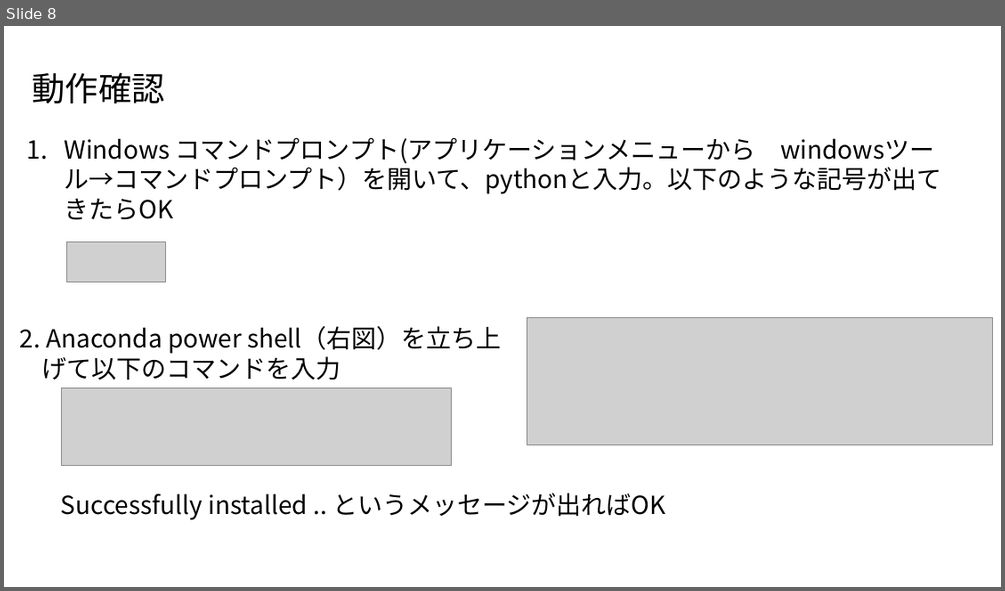
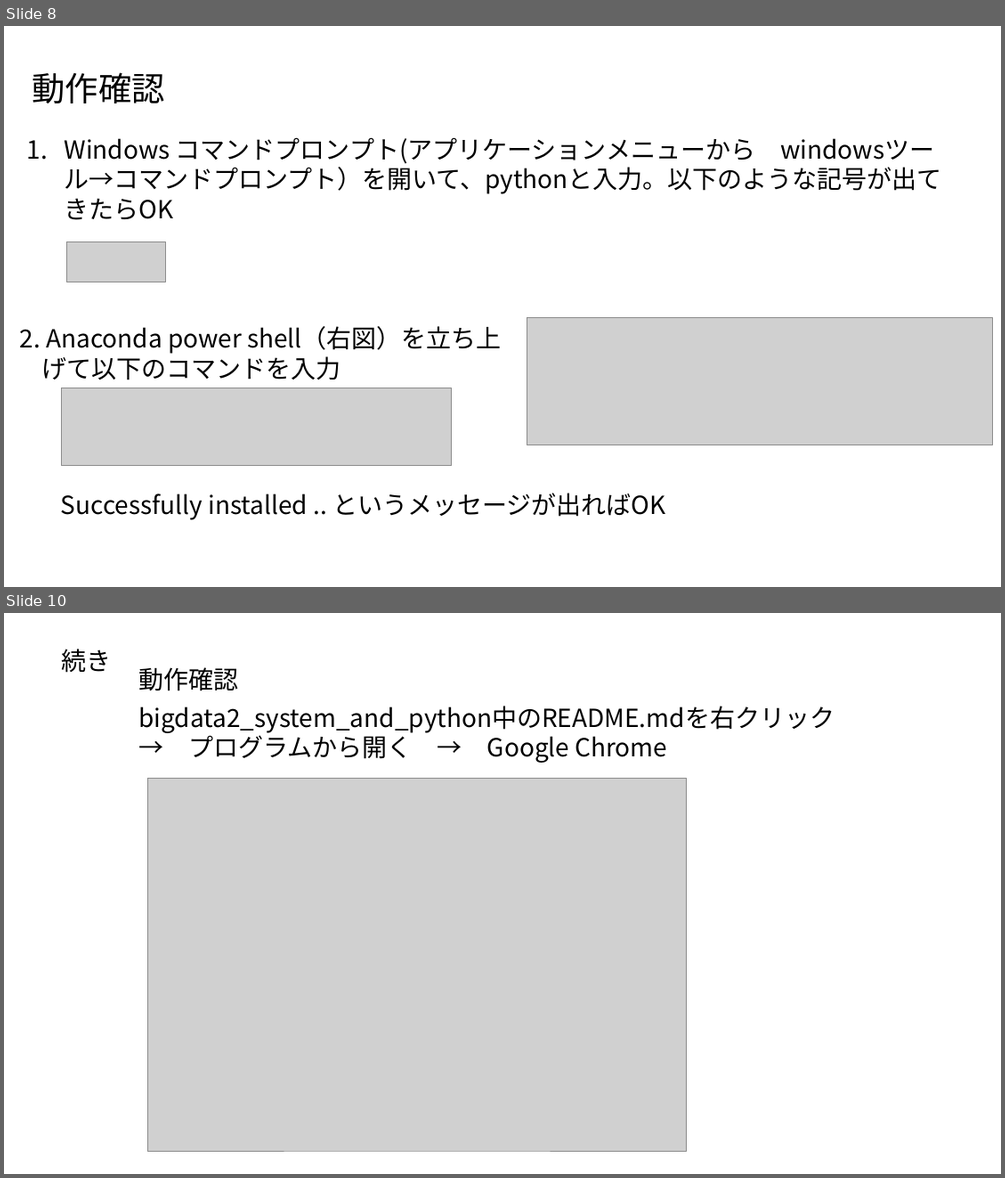
Before and after one commit to ueharaLab/NLP_1-introduction, a slide deck: anaconda.pptx. Shown one above the other, each under a label of ours: slide 8 before the commit, slides 8 and 10 after it; the slides between them are not shown. The pictures are 1005x591 and 1005x1178 pixels, drawn with LibreOffice and Linux fonts; fonts in the diff are those of the drawing; grey boxes stand for pictures. Boxes give left, top, right and bottom in pixels: in the first picture for what was removed or moved away, otherwise in the second. Text is boxed around its words. In the diff, an @@ line names an element or a change of style, - is before the commit and + after.

```diff
--- a/anaconda.pptx
+++ b/anaconda.pptx
@@ slide 10 added at (x1=4, y1=613, x2=1001, y2=1174), background #FFFFFF @@
@@ text added at (x1=62, y1=649, x2=112, y2=673), 24 pt, text #000000 @@
+続き
@@ text added at (x1=139, y1=667, x2=239, y2=691), 24 pt, text #000000 @@
+動作確認
@@ text added at (x1=139, y1=706, x2=834, y2=763), 24 pt, text #000000 @@
+bigdata2_system_and_python中のREADME.mdを右クリック
+→ プログラムから開く → Google Chrome
@@ picture added at (x1=147, y1=779, x2=687, y2=1151) @@
```
Also in this commit, not shown: 1 slide changed, 1 other slide added, 1 other file.
